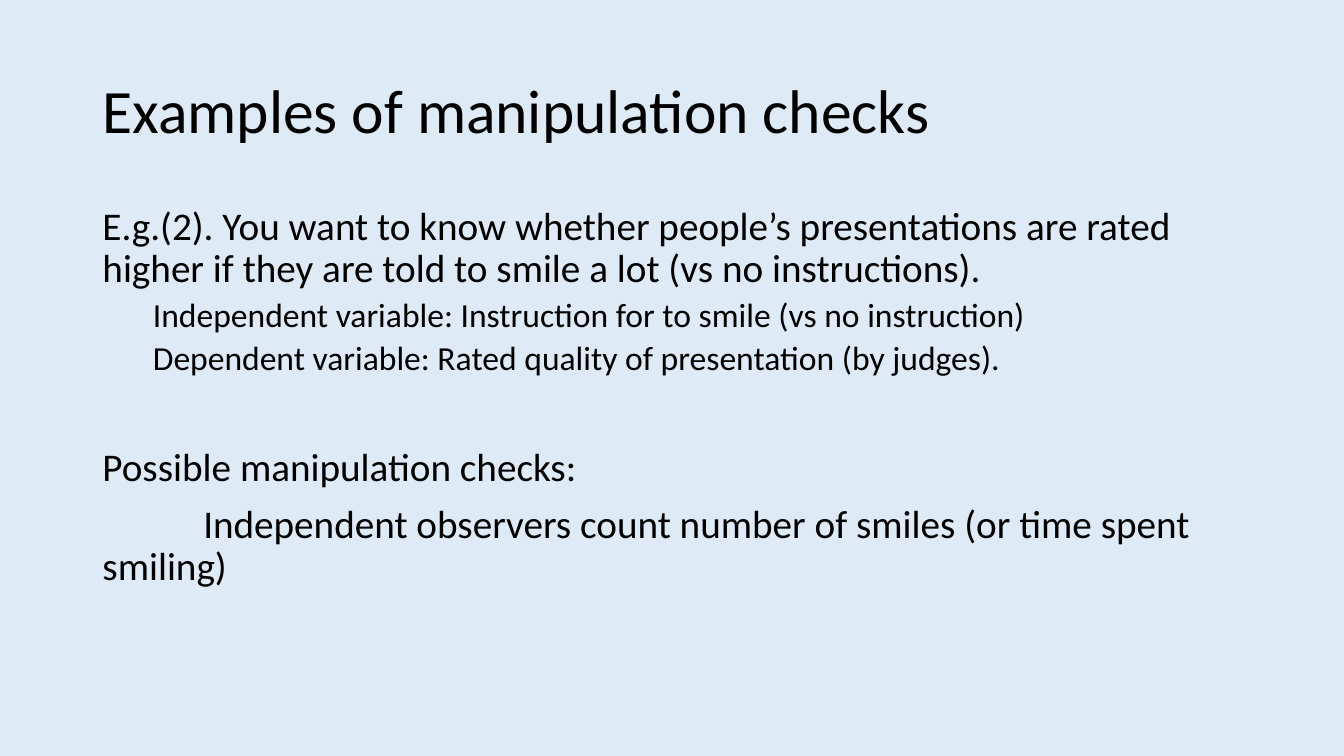
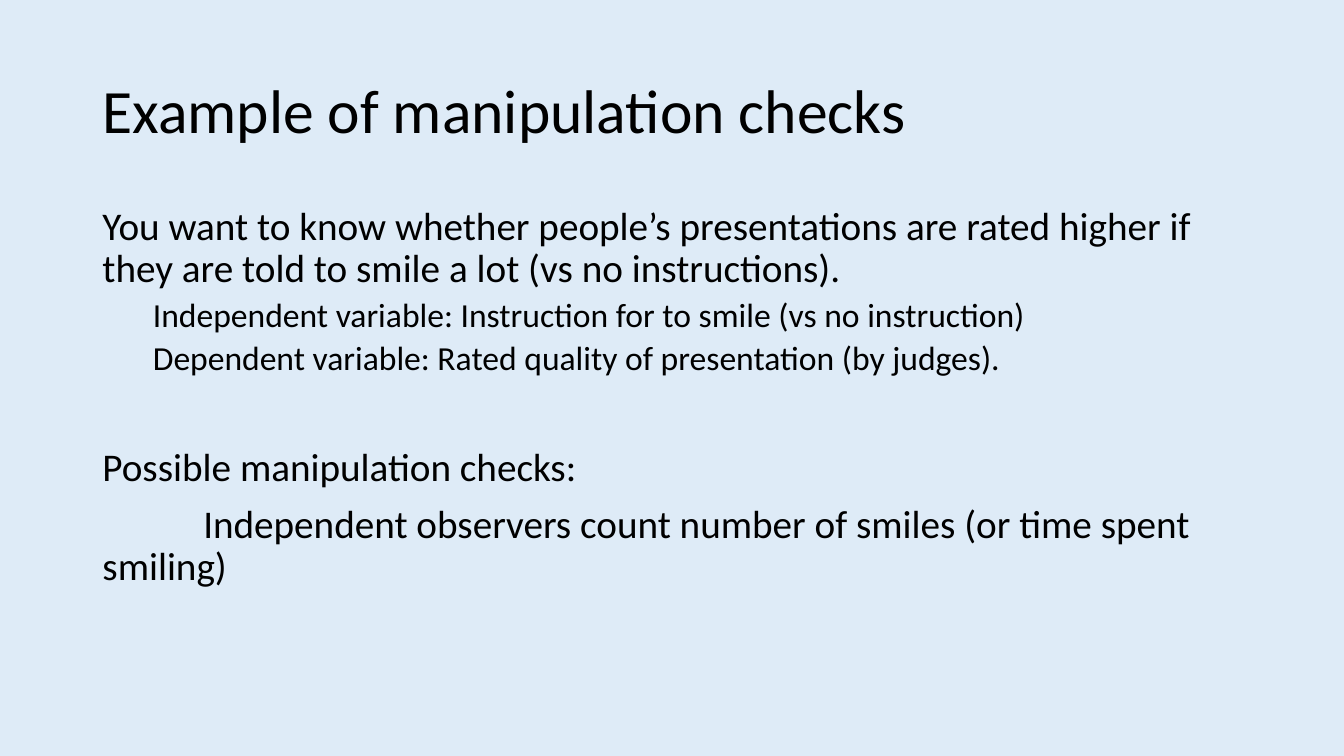
Before and after one commit to ajwills72/rmhealth-found, a slide deck: slide 47 of docs/experiments_data.pptx (slide 48 before the commit). Drawn at 1344x756 pixels with LibreOffice and Linux fonts; fonts in the diff are those of the drawing. Boxes give left, top, right and bottom in pixels: in the first picture for what was removed or moved away, otherwise in the second. Text is boxed around its words. In the diff, an @@ line names an element or a change of style, - is before the commit and + after.

```diff
--- a/docs/experiments_data.pptx
+++ b/docs/experiments_data.pptx
@@ title at <box>102,90,906,143</box>: text changed @@
-Examples of manipulation checks
+Example of manipulation checks
@@ text at <box>102,212,1191,289</box>: text changed @@
-E.g.(2). You want to know whether people’s presentations are rated higher if they are told to smile a lot (vs no instructions).
+You want to know whether people’s presentations are rated higher if they are told to smile a lot (vs no instructions).
```
Also in this commit, not shown: 15 other slides changed, 3 slides added, 25 slides removed, 3 other files.
